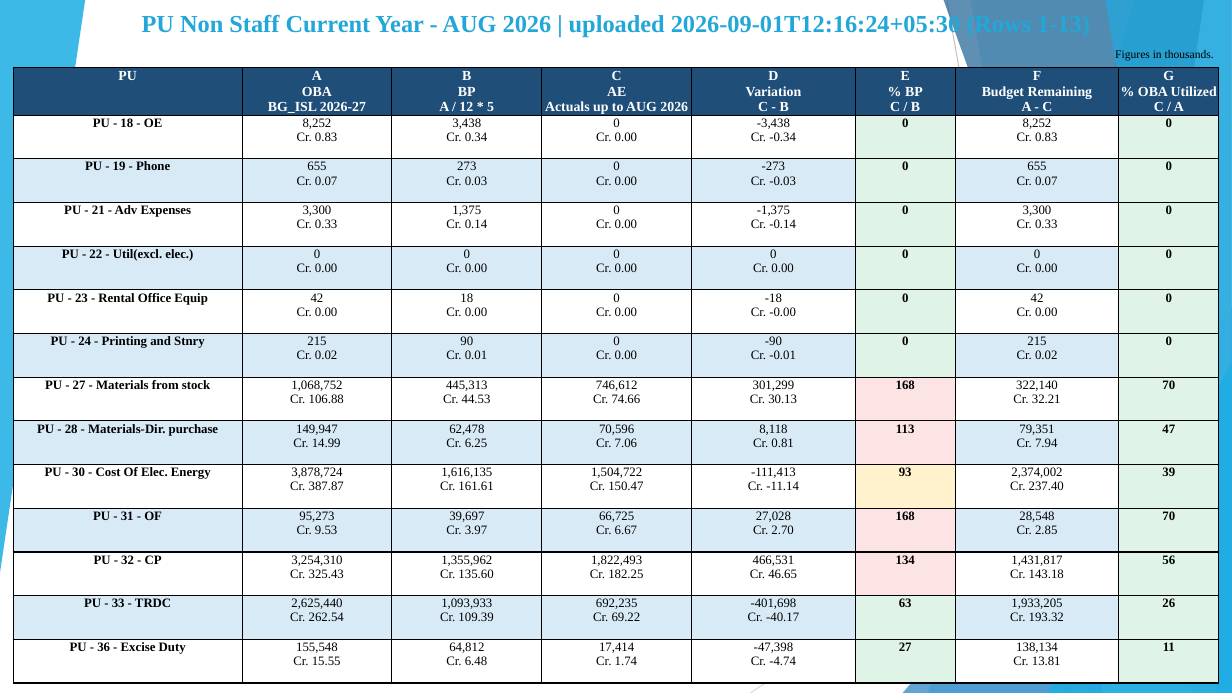
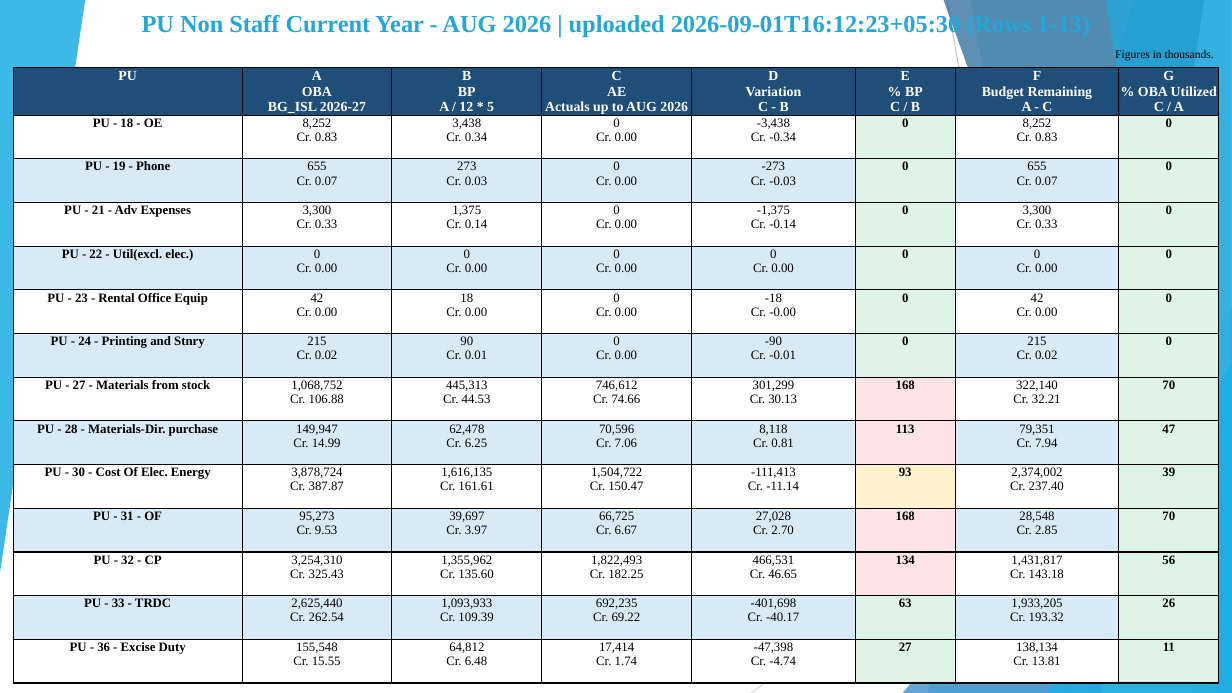
Before and after one commit to girishtiwari007/MB-BUDGET, a slide deck: slide 5 of exports/Moradabad_Division_Current_Year_Budget_Analysis.pptx. Drawn at 1232x693 pixels with LibreOffice and Linux fonts; fonts in the diff are those of the drawing. Boxes give left, top, right and bottom in pixels: in the first picture for what was removed or moved away, otherwise in the second. Text is boxed around its words. In the diff, an @@ line names an element or a change of style, - is before the commit and + after.

```diff
--- a/exports/Moradabad_Division_Current_Year_Budget_Analysis.pptx
+++ b/exports/Moradabad_Division_Current_Year_Budget_Analysis.pptx
@@ text at [142,13,960,403]: text changed @@
-PU Non Staff Current Year - AUG 2026 | uploaded 2026-09-01T12:16:24+05:30 (Rows 1-13)
+PU Non Staff Current Year - AUG 2026 | uploaded 2026-09-01T16:12:23+05:30 (Rows 1-13)
```
Also in this commit, not shown: 11 other slides changed, 39 other files.
